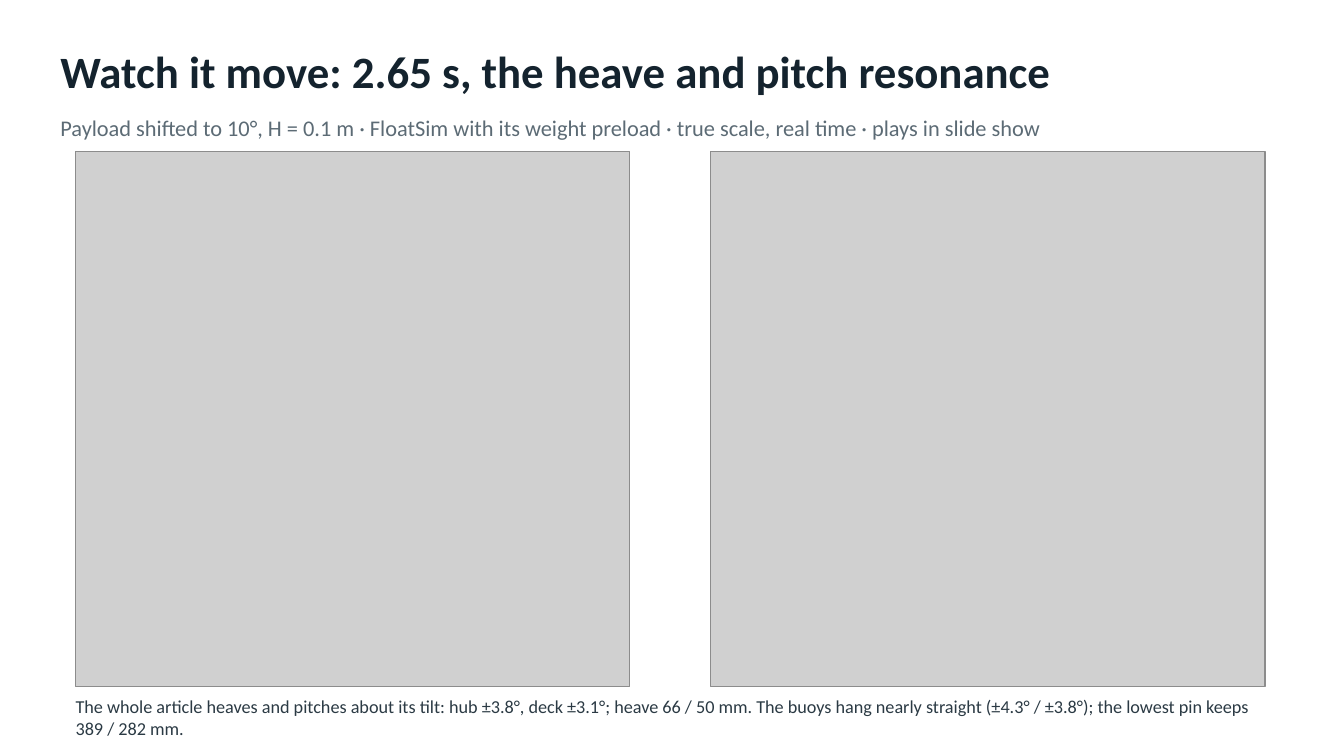
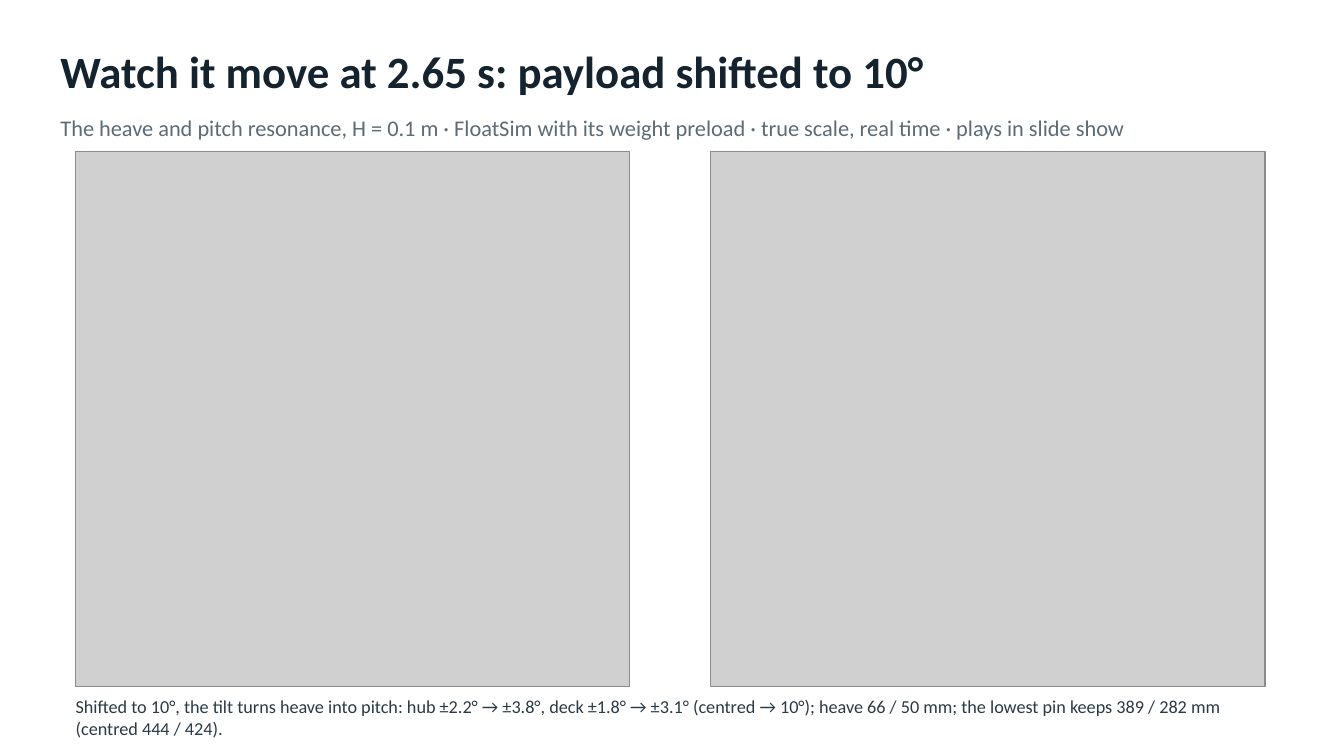
Before and after one commit to xabi80/HSP, a slide deck: slide 11 of studies/Payload_tilt_in_waves.pptx (slide 10 before the commit). Drawn at 1344x756 pixels with LibreOffice and Linux fonts; fonts in the diff are those of the drawing; grey boxes stand for pictures. Boxes give left, top, right and bottom in pixels: in the first picture for what was removed or moved away, otherwise in the second. Text is boxed around its words. In the diff, an @@ line names an element or a change of style, - is before the commit and + after.

```diff
--- a/studies/Payload_tilt_in_waves.pptx
+++ b/studies/Payload_tilt_in_waves.pptx
@@ text at (60,56,923,95): text changed @@
-Watch it move: 2.65 s, the heave and pitch resonance
+Watch it move at 2.65 s: payload shifted to 10°
@@ text at (60,120,1124,140): text changed @@
-Payload shifted to 10°, H = 0.1 m · FloatSim with its weight preload · true scale, real time · plays in slide show
+The heave and pitch resonance, H = 0.1 m · FloatSim with its weight preload · true scale, real time · plays in slide show
@@ text at (76,700,1220,738): text changed @@
-The whole article heaves and pitches about its tilt: hub ±3.8°, deck ±3.1°; heave 66 / 50 mm. The buoys hang nearly straight (±4.3° / ±3.8°); the lowest pin keeps 389 / 282 mm.
+Shifted to 10°, the tilt turns heave into pitch: hub ±2.2° → ±3.8°, deck ±1.8° → ±3.1° (centred → 10°); heave 66 / 50 mm; the lowest pin keeps 389 / 282 mm (centred 444 / 424).
```
Also in this commit, not shown: 1 other slide changed, 2 slides added, 13 other files.
